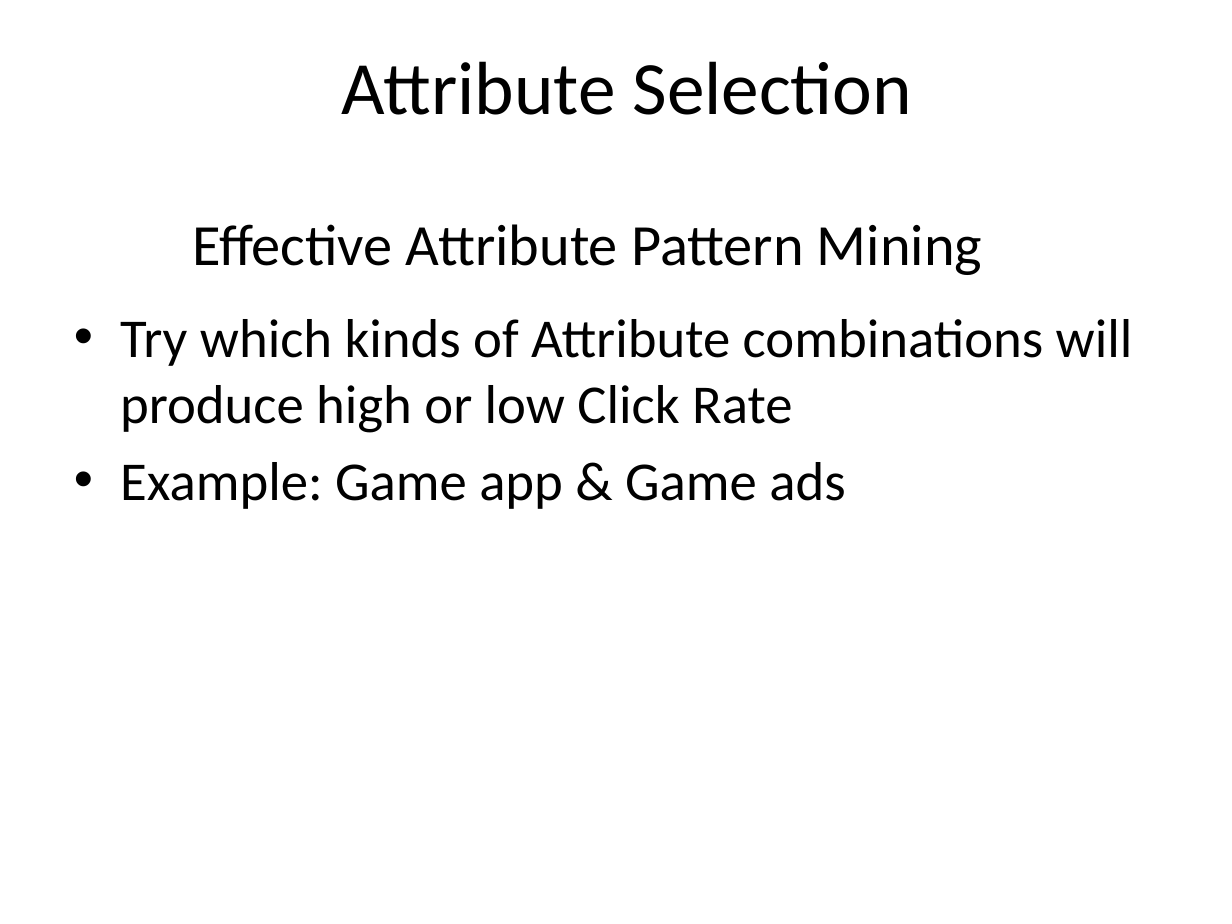
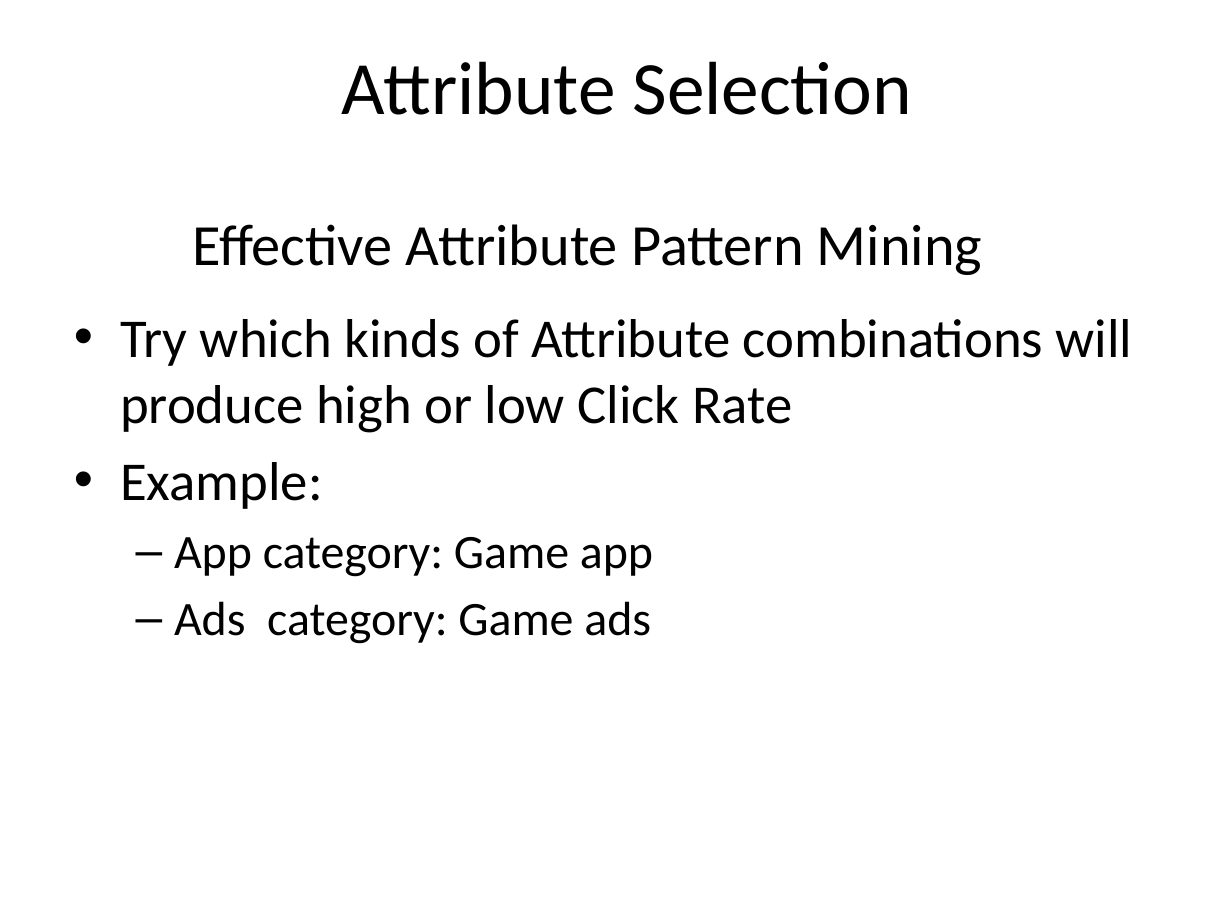
Before and after one commit to Kelvin-Zhong/Click-Through-Rate-Prediction, a slide deck: slide 5 of project_presentation.pptx. Drawn at 1232x924 pixels with LibreOffice and Linux fonts; fonts in the diff are those of the drawing. Boxes give left, top, right and bottom in pixels: in the first picture for what was removed or moved away, otherwise in the second. Text is boxed around its words. In the diff, an @@ line names an element or a change of style, - is before the commit and + after.

```diff
--- a/project_presentation.pptx
+++ b/project_presentation.pptx
@@ text at [120,462,653,644]: text changed; size 32 to 28 pt @@
-• Example: Game app & Game ads
+• Example:
+  – App category: Game app
+  – Ads category: Game ads
```
Also in this commit, not shown: 3 other slides changed, 2 other files.
